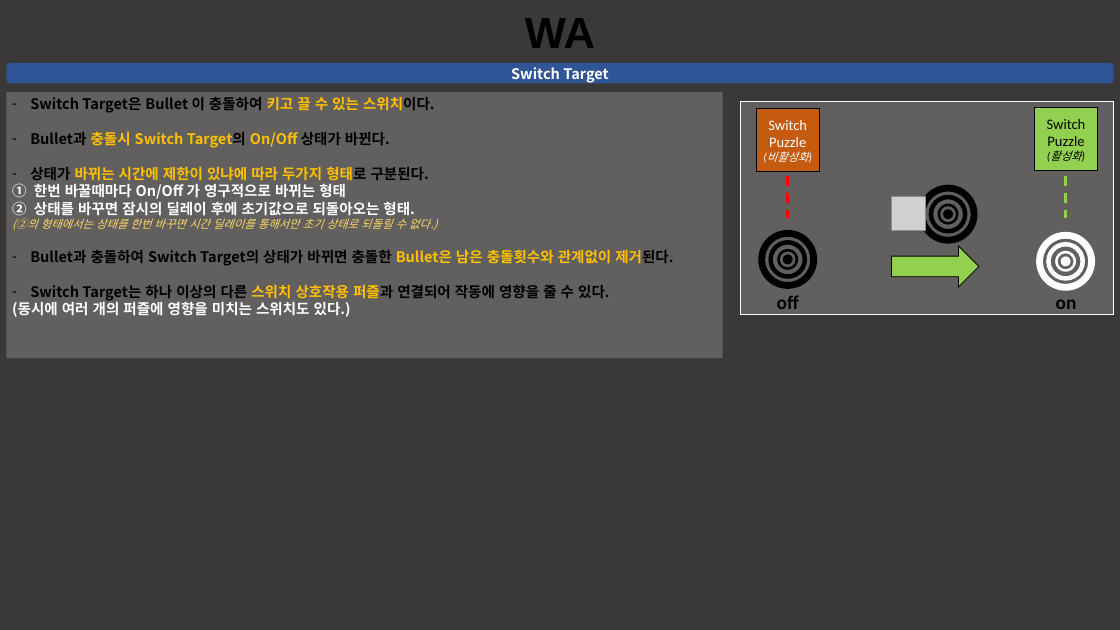
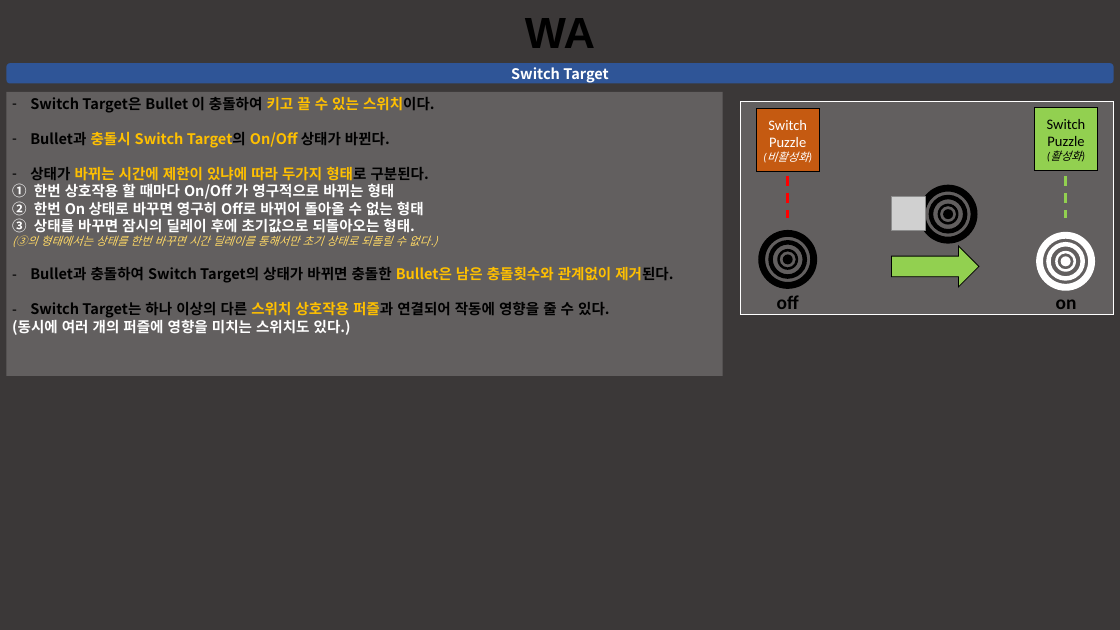
Before and after one commit to taeseongeom/WA, a slide deck: slide 10 of 기획서/신버전/퍼즐 기획.pptx. Drawn at 1120x630 pixels with LibreOffice and Linux fonts; fonts in the diff are those of the drawing; grey boxes stand for pictures. Boxes give left, top, right and bottom in pixels: in the first picture for what was removed or moved away, otherwise in the second. Text is boxed around its words. In the diff, an @@ line names an element or a change of style, - is before the commit and + after.

```diff
--- a/기획서/신버전/퍼즐 기획.pptx
+++ b/기획서/신버전/퍼즐 기획.pptx
@@ rectangle "Switch Target은 Bullet 이 충돌하여 ...": place and size @@
-rectangle "Switch Target은 Bullet 이 충돌하여 ..." at box(6, 92, 723, 358)
+rectangle "Switch Target은 Bullet 이 충돌하여 ..." at box(6, 92, 723, 376)
@@ text in rectangle at box(34, 183, 424, 216): text changed @@
-1. 한번 바꿀때마다 On/Off 가 영구적으로 바뀌는 형태
+1. 한번 상호작용 할 때마다 On/Off 가 영구적으로 바뀌는 형태
+2. 한번 On 상태로 바꾸면 영구히 Off로 바뀌어 돌아올 수 없는 형태
@@ text in rectangle at box(12, 235, 437, 247): text changed @@
-(②의 형태에서는 상태를 한번 바꾸면 시간 딜레이를 통해서만 초기 상태로 되돌릴 수 없다.)
+(③의 형태에서는 상태를 한번 바꾸면 시간 딜레이를 통해서만 초기 상태로 되돌릴 수 없다.)
```
Also in this commit, not shown: 2 other slides changed, 1 slide removed, 3 other files.
